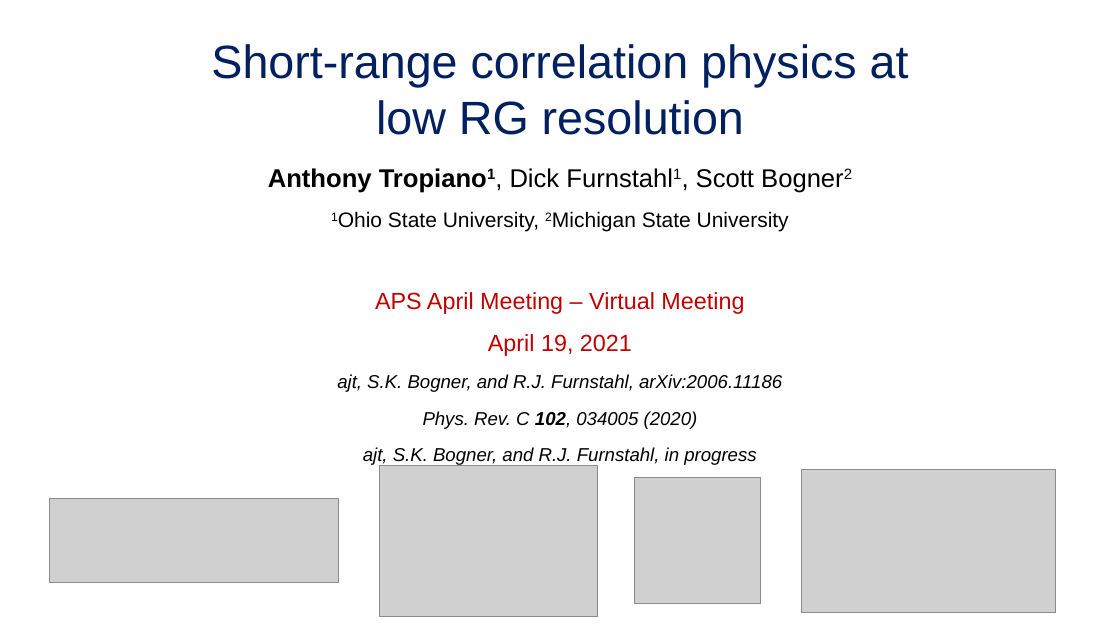
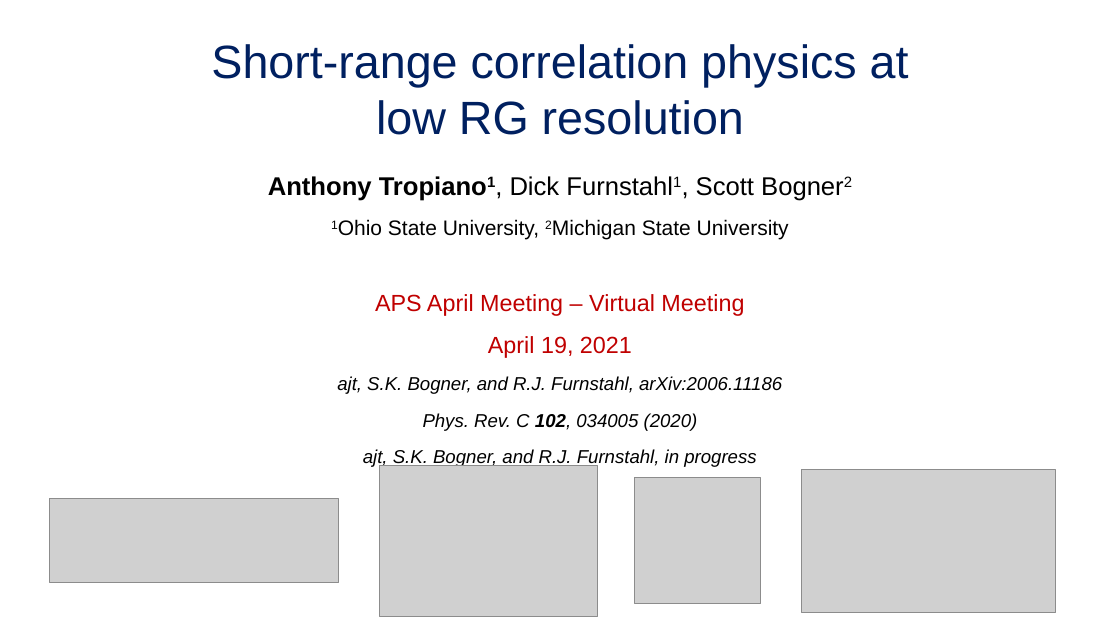
Before and after one commit to tropiano4/tropiano-srg, a slide deck: slide 1 of Presentations/APS_April2021/tropiano_aps_april2021.pptx. Drawn at 1120x630 pixels with LibreOffice and Linux fonts; fonts in the diff are those of the drawing; grey boxes stand for pictures. Boxes give left, top, right and bottom in pixels: in the first picture for what was removed or moved away, otherwise in the second. Text is boxed around its words. In the diff, an @@ line names an element or a change of style, - is before the commit and + after.

```diff
--- a/Presentations/APS_April2021/tropiano_aps_april2021.pptx
+++ b/Presentations/APS_April2021/tropiano_aps_april2021.pptx
@@ subtitle "Anthony Tropiano1, Dick Furnstahl1, Scott ..." rewrapped from <box>268,168,789,465</box> to <box>268,176,789,468</box> @@
```
Also in this commit, not shown: 7 other slides changed, 4 slides added, 1 slide removed, 5 other files.
